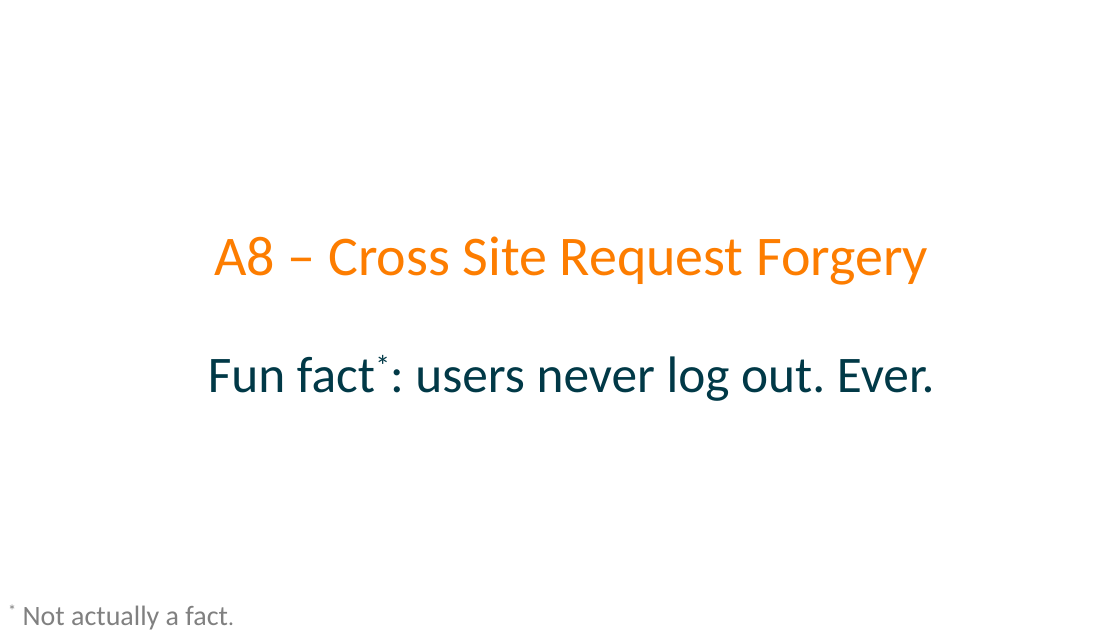
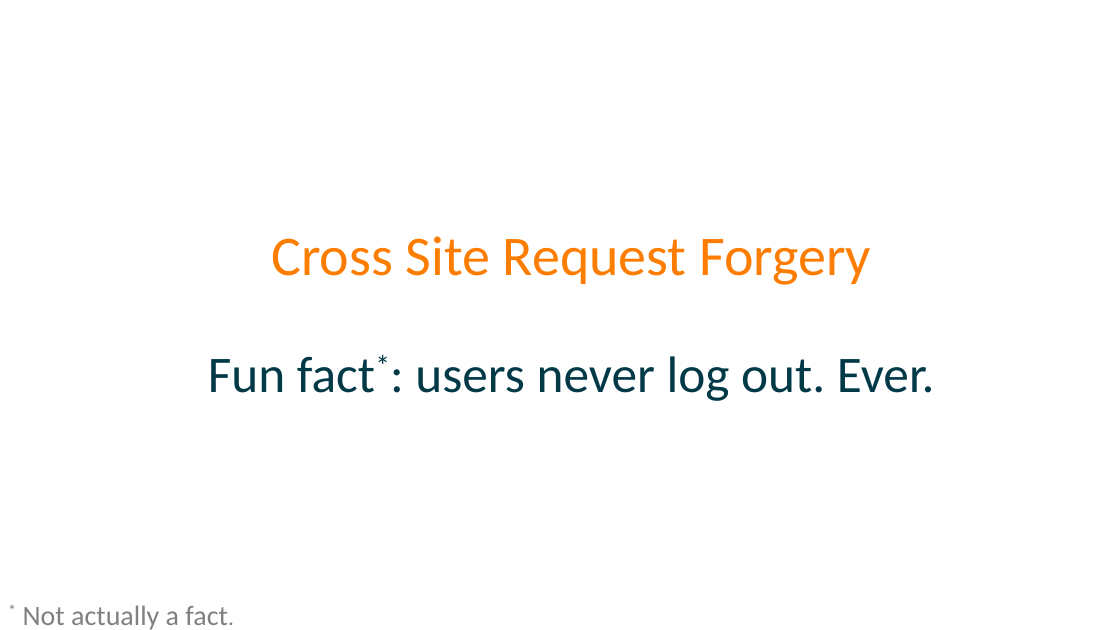
Before and after one commit to spetryjohnson/Talk---Dont-Write-Secure-Code-Design-Secure-Systems, a slide deck: slide 25 of Secure Systems - CodeMash 2017.pptx. Drawn at 1120x630 pixels with LibreOffice and Linux fonts; fonts in the diff are those of the drawing. Boxes give left, top, right and bottom in pixels: in the first picture for what was removed or moved away, otherwise in the second. Text is boxed around its words. In the diff, an @@ line names an element or a change of style, - is before the commit and + after.

```diff
--- a/Secure Systems - CodeMash 2017.pptx
+++ b/Secure Systems - CodeMash 2017.pptx
@@ title at (208, 236, 935, 401): text changed @@
-A8 – Cross Site Request Forgery
-Fun fact*: users never log out. Ever.
+Cross Site Request Forgery
+Fun fact*: users never log out. Ever.
```
Also in this commit, not shown: 8 other slides changed, 8 slides added, 4 slides removed, 1 other file.
